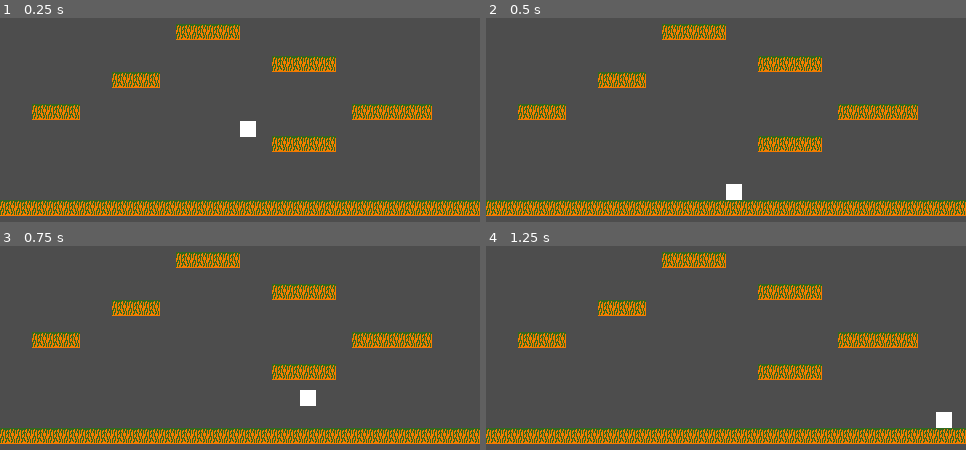
Above: before the commit, frames 1-4 (two rows, left to right).
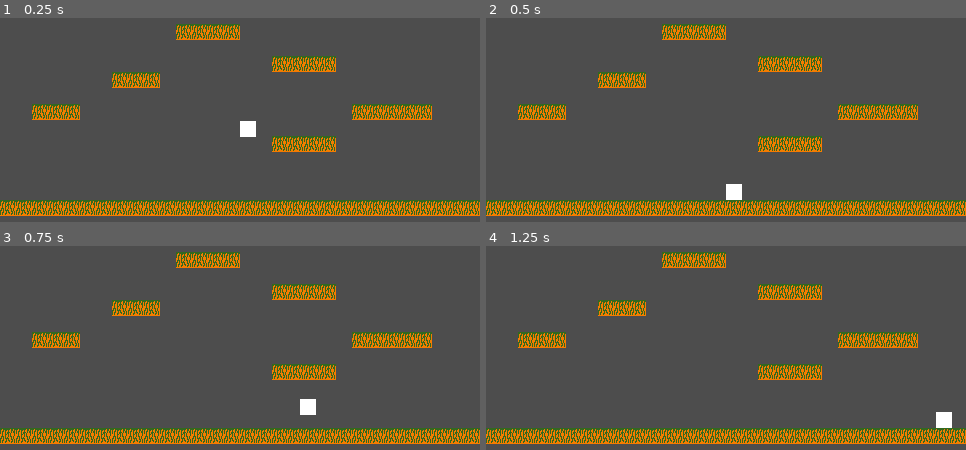
Above: after the commit, the same moments.

Repository: MikeBeasterfeld/godot-sidescroller
Game: Godot game, scene res://scene/main.tscn
Two runs of this game, one before a commit and one after it. Both use one fixed random seed, a clock stepped at 60 frames per second and the inputs below.
Inputs:
- Up to frame 1 (0.25 s): no input
- Up to frame 2 (0.5 s): no input
- Up to frame 3 (0.75 s): tap Enter (ui_accept) at 0.5 s; hold Right (ui_right) from 0.53 s (still down); hold Enter (ui_accept) from 0.53 s (still down)
- Up to frame 4 (1.25 s): keep holding Right (ui_right); keep holding Enter (ui_accept)

Frames 1-2 are identical in both runs. In frame 3, 0.3% of the frame differs, in the area x 62-66%, y 70-83%; in frame 4, nothing differs.

Commit message:
Stop jump when jump button not pressed

Diff:
--- a/scene/player.gd
+++ b/scene/player.gd
@@ -13,8 +13,11 @@
 	if not is_on_floor():
 		velocity.y += gravity * delta
 
+	if not Input.is_action_pressed("ui_accept") and not is_on_floor() and velocity.y < 0:
+		velocity.y = 0
+
 	# Handle jump.
-	if Input.is_action_just_pressed("ui_accept") and is_on_floor():
+	if Input.is_action_pressed("ui_accept") and is_on_floor():
 		velocity.y = JUMP_VELOCITY
 
 	# Get the input direction and handle the movement/deceleration.
